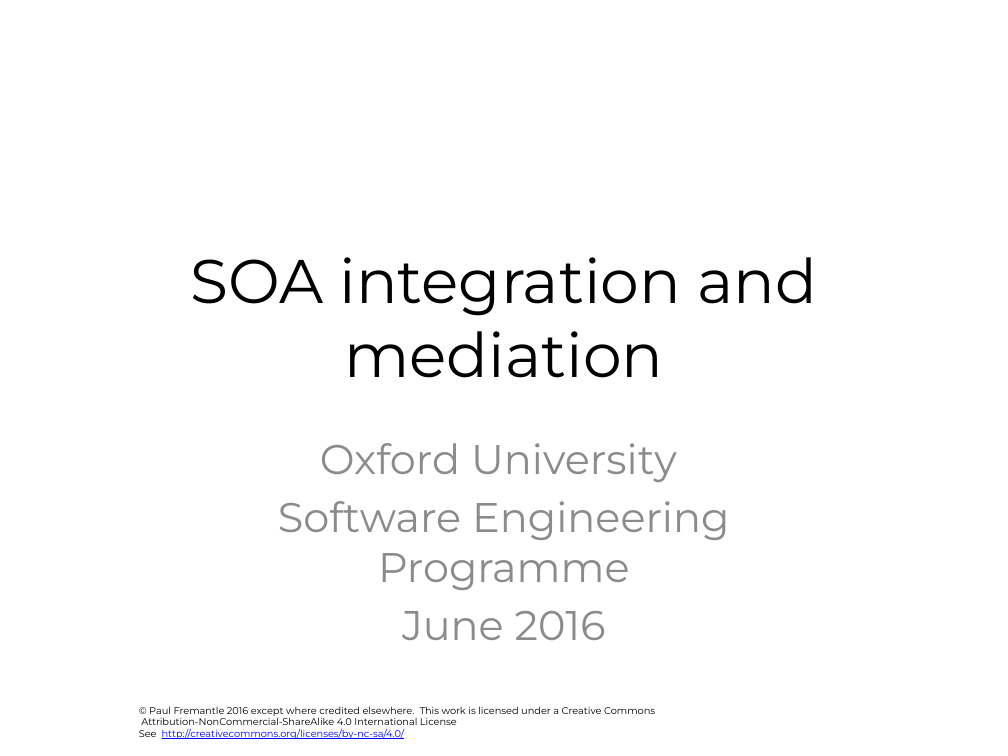
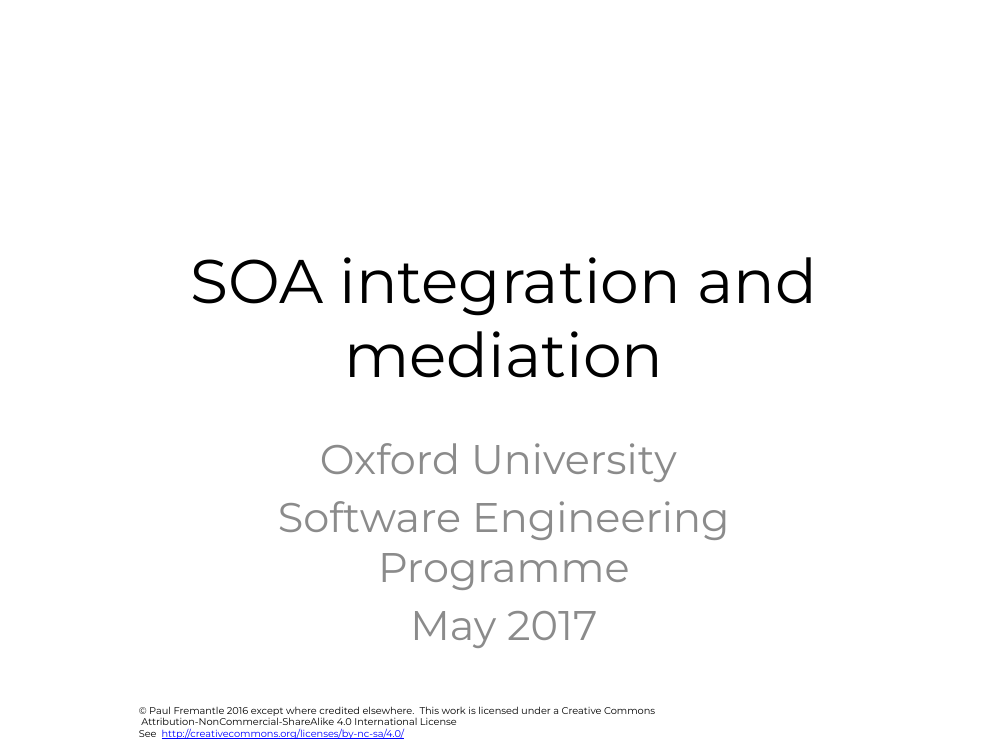
Before and after one commit to pzfreo/ox-soa, a slide deck: slide 1 of presentation-source/10-integration.pptx. Drawn at 1008x756 pixels with LibreOffice and Linux fonts; fonts in the diff are those of the drawing; background and template pictures are left out. Boxes give left, top, right and bottom in pixels: in the first picture for what was removed or moved away, otherwise in the second. Text is boxed around its words. In the diff, an @@ line names an element or a change of style, - is before the commit and + after.

```diff
--- a/presentation-source/10-integration.pptx
+++ b/presentation-source/10-integration.pptx
@@ subtitle at bbox=[410, 611, 597, 648]: text changed @@
-June 2016
+May 2017
```
Also in this commit, not shown: 2 other slides changed, 2 slides added, 31 other files.
